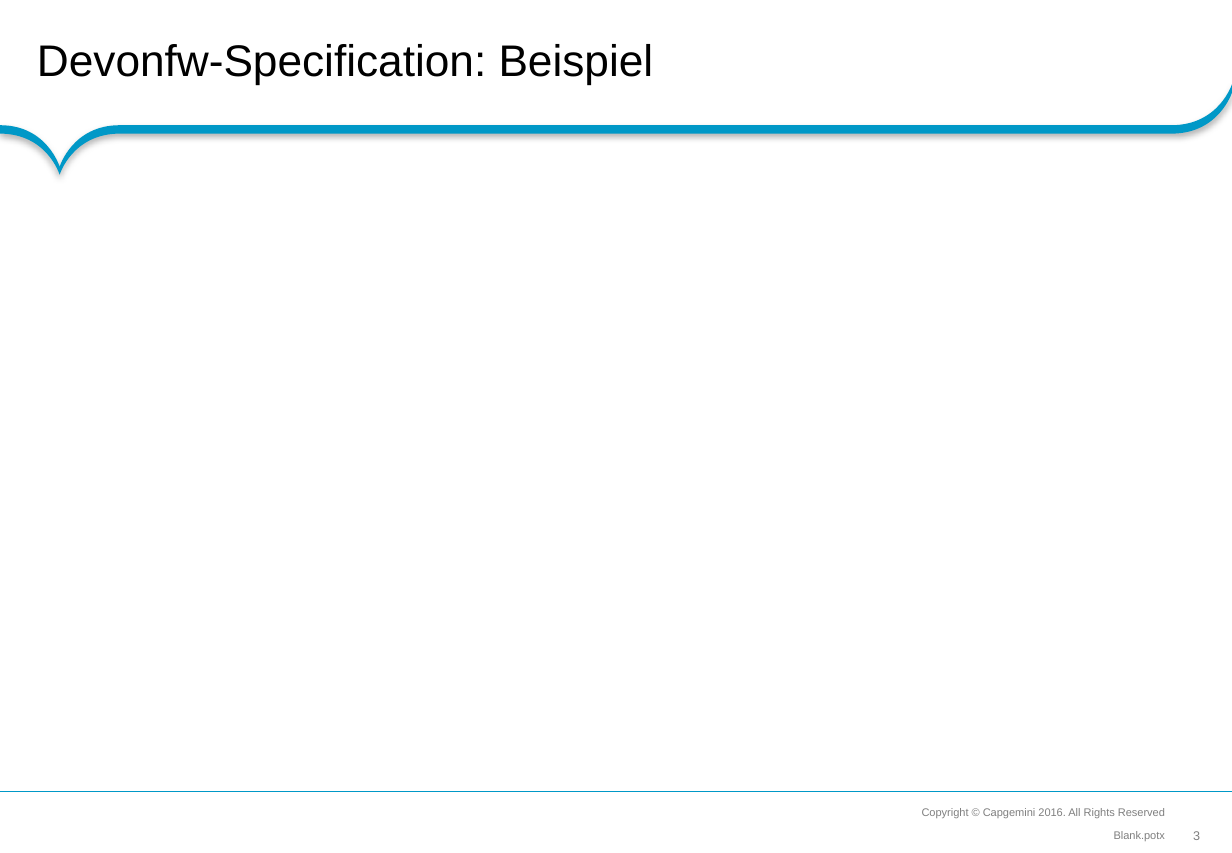
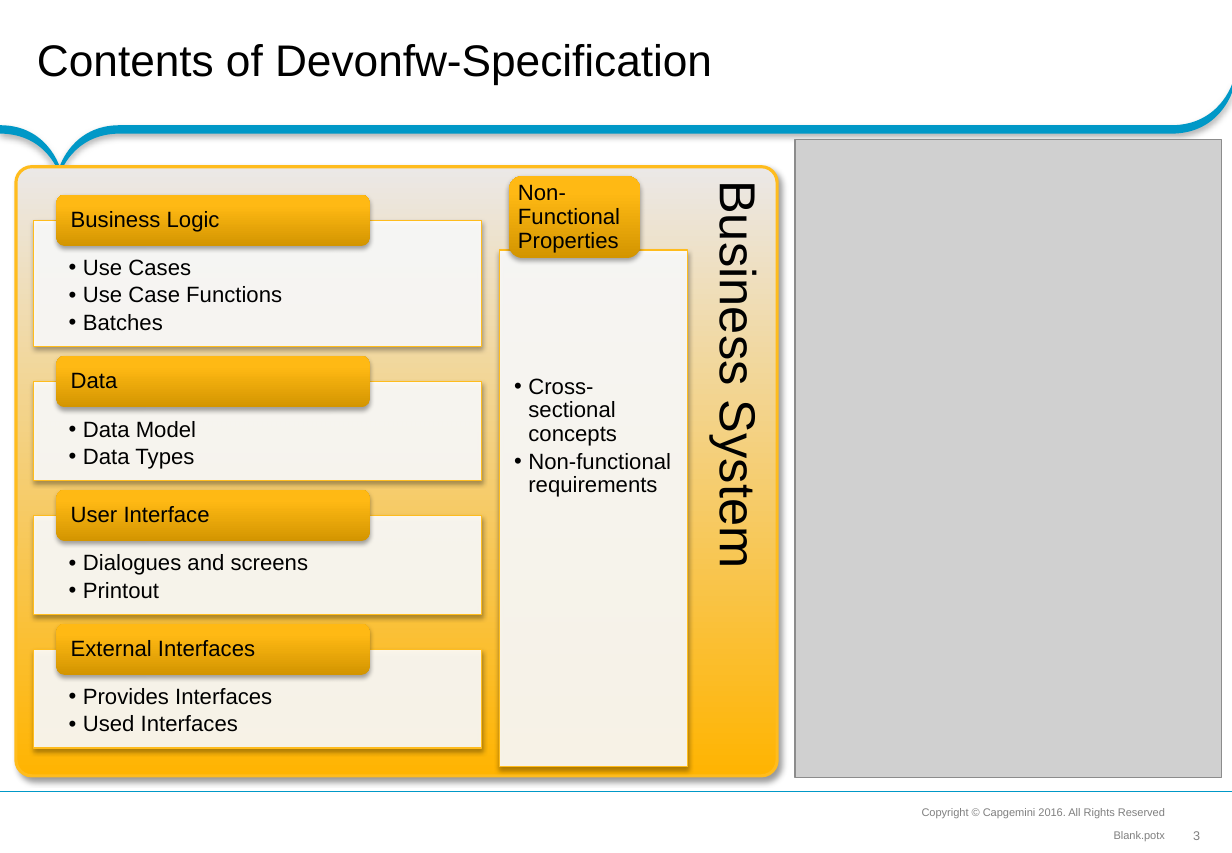
Before and after one commit to devonfw/accelerated-solution-design, a slide deck: slide 3 of functional_specification/MyThaiStar/concepts/rationale/20170928_Overview_MyThaiStar_Specification.pptx. Drawn at 1232x853 pixels with LibreOffice and Linux fonts; fonts in the diff are those of the drawing; grey boxes stand for pictures; background and template pictures are left out. Boxes give left, top, right and bottom in pixels: in the first picture for what was removed or moved away, otherwise in the second. Text is boxed around its words. In the diff, an @@ line names an element or a change of style, - is before the commit and + after.

```diff
--- a/functional_specification/MyThaiStar/concepts/rationale/20170928_Overview_MyThaiStar_Specification.pptx
+++ b/functional_specification/MyThaiStar/concepts/rationale/20170928_Overview_MyThaiStar_Specification.pptx
@@ title at bbox=[37, 44, 712, 85]: text changed @@
-Devonfw-Specification: Beispiel
+Contents of Devonfw-Specification
@@ picture added at bbox=[795, 140, 1222, 778] @@
@@ rounded rectangle added at bbox=[16, 167, 777, 777], fill gradient #EBE8E7 to #FFB401, outline #FFBC1D 2 pt, 32 pt, text #000000 @@
+Business System
@@ group added at bbox=[499, 176, 687, 767]: 2 texts, 1 rectangle, 1 rounded rectangle @@
+  •• Cross-sectional concepts
+  •• Non-functional requirements
+Non-Functional Properties
@@ group added at bbox=[34, 195, 482, 749]: 8 texts, 4 rectangles, 4 rounded rectangles @@
+  •• Use Cases
+  •• Use Case Functions
+  •• Batches
+Business Logic
+  •• Data Model
+  •• Data Types
+Data
+  •• Dialogues and screens
+  •• Printout
+User Interface
+  •• Provides Interfaces
+  •• Used Interfaces
+External Interfaces
```
Also in this commit, not shown: 2 other slides changed, 1 slide added, 1 slide removed.
